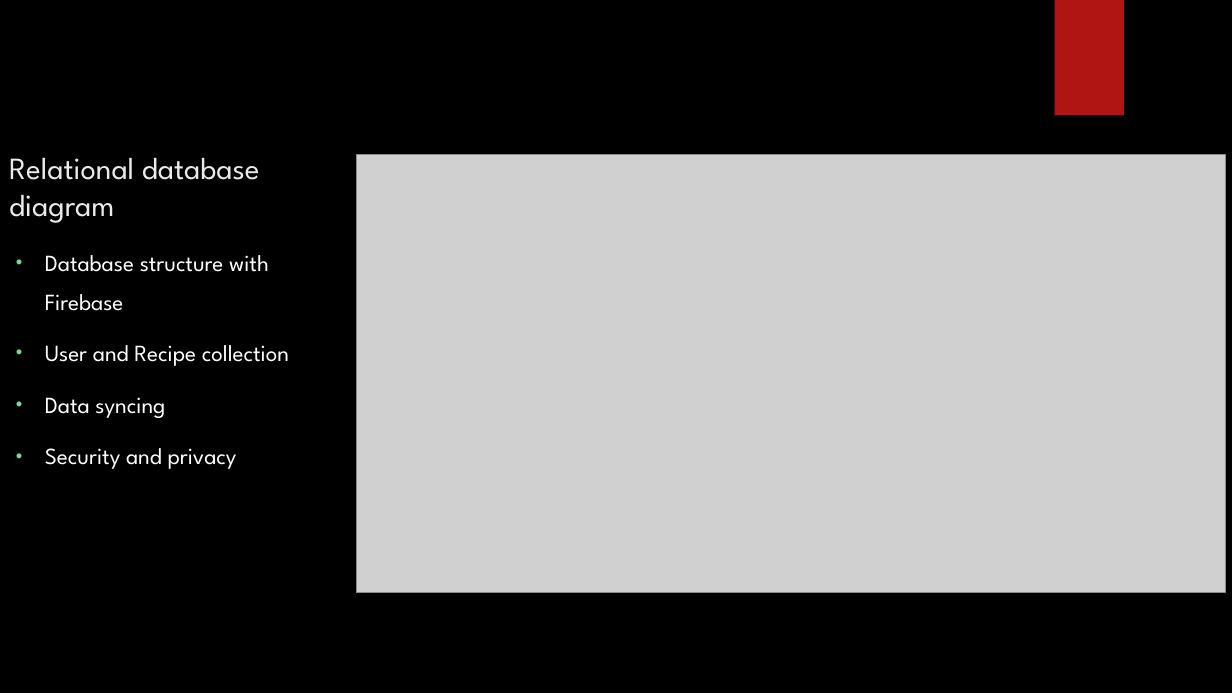
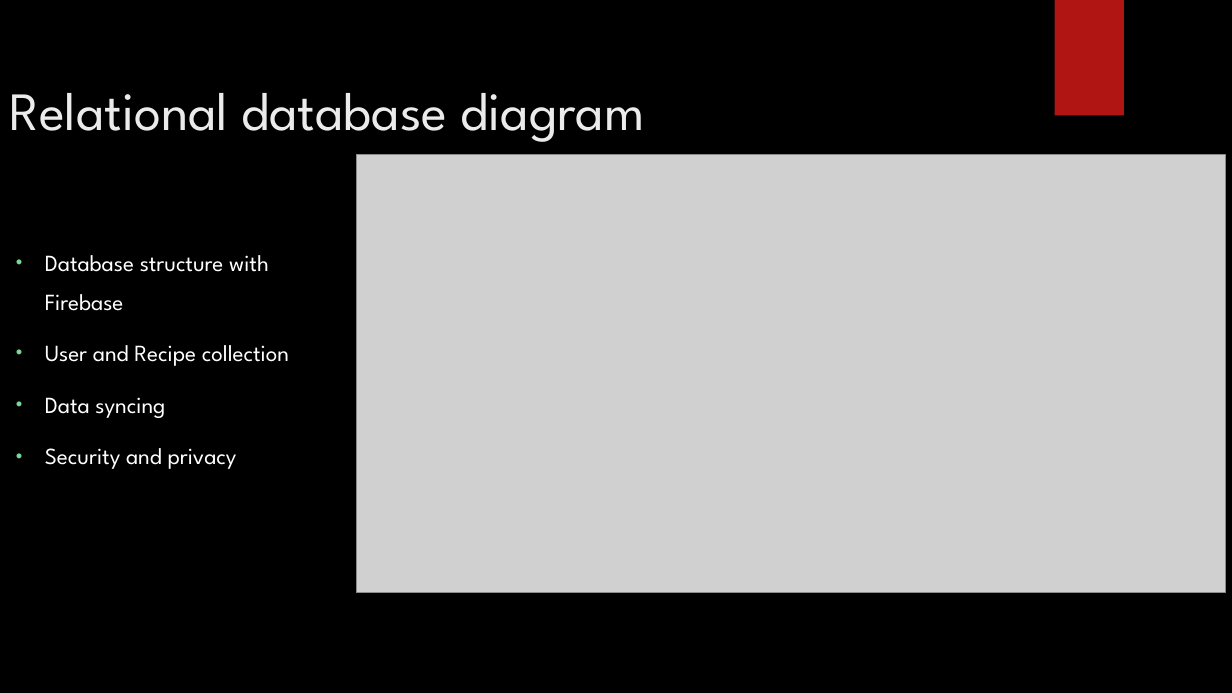
Before and after one commit to NathanTh3Gr3at/ITPV302_Project, a slide deck: slide 7 of PowerPoint Slides/ITPV302 - Presentation.pptx. Drawn at 1232x693 pixels with LibreOffice and Linux fonts; fonts in the diff are those of the drawing; grey boxes stand for pictures; background and template pictures are left out. Boxes give left, top, right and bottom in pixels: in the first picture for what was removed or moved away, otherwise in the second. Text is boxed around its words. In the diff, an @@ line names an element or a change of style, - is before the commit and + after.

Commit message:
slide changes

```diff
--- a/PowerPoint Slides/ITPV302 - Presentation.pptx
+++ b/PowerPoint Slides/ITPV302 - Presentation.pptx
@@ title "Relational database diagram": place and size @@
-title "Relational database diagram" at <box>9,157,260,223</box>
+title "Relational database diagram" at <box>9,93,645,142</box>
@@ title "Relational database diagram" at <box>9,93,645,142</box>: size 24 to 42 pt @@
```
Also in this commit, not shown: 1 other slide changed.
